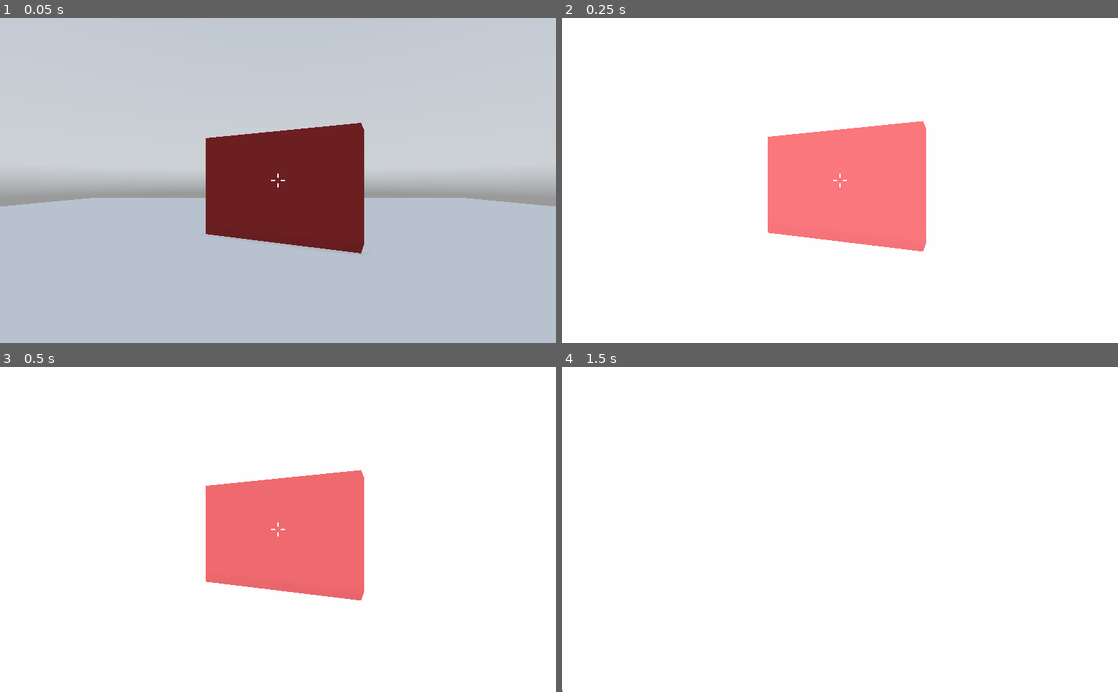
Above: before the commit, frames 1-4 (two rows, left to right).
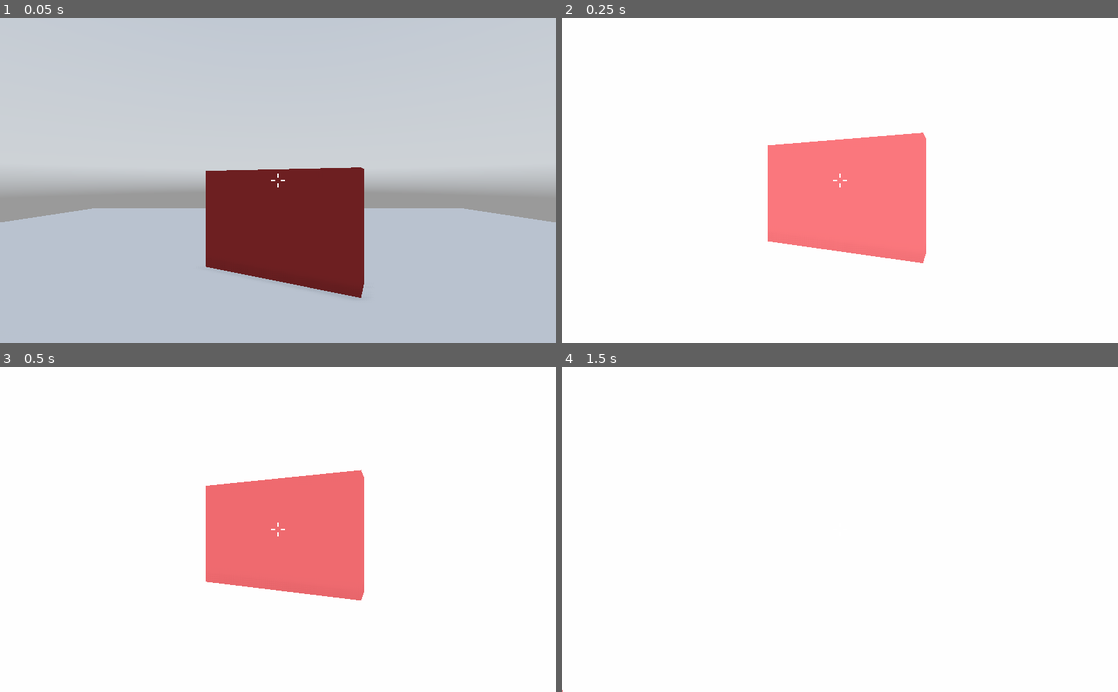
Above: after the commit, the same moments.

Repository: MilkAndBanana01/GODOT-FPS-Toolkit
Game: Godot game, scene res://World/World.tscn
Same seed, same stepped clock (60 frames per second), same inputs: the game is played once before the commit and once after it. A sky picture missing from this copy of the repository is replaced by a grey-blue gradient.
Inputs (mouse positions are in pixels of both pictures, inside the frame that each line leads up to):
- Up to frame 1 (0.05 s): no input
- Up to frame 2 (0.25 s): no input
- Up to frame 3 (0.5 s): no input
- Up to frame 4 (1.5 s): tap Enter at 0.5 s; move the mouse to (867, 529) at 0.52 s; hold Shift (run) 0.53-1.28 s; hold W (move_forward) from 0.53 s (still down); tap Space (jump) at 0.77, 1.25 s; move the mouse to (812, 529) at 1.27 s; tap Z (zoom) at 1.35 s

The runs differ from the first frame. In frame 1, 9.4% of the frame differs, in the area x 0-100%, y 32-87%; in frame 2, 1.8%; in frame 3, nothing differs; in frame 4, nothing differs.

Commit message:
e

Diff:
--- /dev/null
+++ b/GODOT FPS Toolkit (Godot 3.4)/Player/Sample Player/Crouch Collision.gd
@@ -0,0 +1,8 @@
+tool
+extends CollisionShape
+
+func _process(delta: float) -> void:
+	var base_height = owner.get_node("Base Collision").shape.height
+	$"Debug Crouch Mesh".mesh.mid_height = shape.height
+	shape.height = clamp(shape.height,0,base_height)
+	translation.y = -(base_height - shape.height) / 2
--- a/GODOT FPS Toolkit (Godot 3.4)/Player/Sample Player/Debug Meshes/Debug Head.gd
+++ /dev/null
@@ -1,5 +0,0 @@
-extends MeshInstance
-
-func _ready() -> void:
-	$Eyeball.visible = false
-	$Eyeball2.visible = false
--- /dev/null
+++ b/GODOT FPS Toolkit (Godot 3.4)/Player/Sample Player/Debug Meshes/Debug Mesh.gd
@@ -0,0 +1,4 @@
+extends MeshInstance
+
+func _ready() -> void:
+	visible = false
--- a/GODOT FPS Toolkit (Godot 3.4)/Player/Sample Player/Debug Meshes/Debug Shape.tscn
+++ b/GODOT FPS Toolkit (Godot 3.4)/Player/Sample Player/Debug Meshes/Debug Shape.tscn
@@ -1,6 +1,4 @@
-[gd_scene load_steps=4 format=2]
-
-[ext_resource path="res://Player/Sample Player/Debug Meshes/Debug Head.gd" type="Script" id=1]
+[gd_scene load_steps=3 format=2]
 
 [sub_resource type="SphereMesh" id=1]
 
@@ -10,8 +8,6 @@
 [node name="Debug Shape" type="MeshInstance"]
 transform = Transform( 0.496468, 0, 0, 0, 0.496468, 0, 0, 0, 0.496468, 0, 0, 0 )
 mesh = SubResource( 1 )
-material/0 = null
-script = ExtResource( 1 )
 
 [node name="Eyeball" type="MeshInstance" parent="."]
 transform = Transform( 0.206141, 0, 0, 0, 0.206141, 0, 0, 0, 0.206141, -0.441958, 0.115656, -0.825447 )
--- /dev/null
+++ b/GODOT FPS Toolkit (Godot 3.4)/Player/Sample Player/Head.gd
@@ -0,0 +1,10 @@
+tool
+extends Spatial
+
+var interpolated := false
+
+func _process(delta: float) -> void:
+	var current_height = owner.get_node("Base Collision").shape.height
+	var crouch_height = owner.get_node("Crouch Collision").shape.height
+	var height = (current_height - (current_height / 2)) + 0.5 if owner.get_node("Base Collision").visible else crouch_height
+	translation.y = lerp(translation.y,height,delta * 4) if interpolated else height
--- /dev/null
+++ b/GODOT FPS Toolkit (Godot 3.4)/Player/Sample Player/Player.gd
@@ -0,0 +1,43 @@
+tool
+extends KinematicBody
+
+export var base_collision : NodePath
+export var base_debug_mesh : NodePath
+export var crouch_collision : NodePath
+export var crouch_debug_mesh : NodePath
+export var head : NodePath
+export var height := 1.0
+export var crouch_height := 0.0
+export(int,"Instant","Interpolated") var crouch_transition := 0
+export var crouch_interpolation := 0.0
+
+var load_base_col
+var load_crouch_col
+var load_head
+var load_base_debug_mesh
+var load_crouch_debug_mesh
+
+
+func loadNodes():
+	load_base_col = get_node(base_collision)
+	load_crouch_col = get_node(crouch_collision)
+	load_base_debug_mesh = get_node(base_debug_mesh)
+	load_crouch_debug_mesh = get_node(crouch_debug_mesh)
+	load_head = get_node(head)
+
+
+func _process(delta: float) -> void:
+	loadNodes()
+
+	load_base_col.shape.height = height
+	load_base_debug_mesh.mesh.mid_height = height
+
+	crouch_height = clamp(crouch_height if crouch_height > 0 else height / 2,0,height)
+	load_crouch_col.shape.height = crouch_height
+	load_crouch_col.translation.y = -(height - crouch_height) / 2
+	load_crouch_debug_mesh.mesh.mid_height = crouch_height
+
+	crouch_interpolation = crouch_interpolation if crouch_interpolation > 0 else 4
+
+	var current_height = (height - (height / 2)) + 0.5 if load_base_col.visible else (load_crouch_col.translation.y + load_crouch_col.shape.height / 2) + 0.5
+	load_head.translation.y = lerp(load_head.translation.y,current_height,delta * crouch_interpolation) if crouch_transition == 1 else current_height
--- a/GODOT FPS Toolkit (Godot 3.4)/Player/Sample Player/Player.tscn
+++ b/GODOT FPS Toolkit (Godot 3.4)/Player/Sample Player/Player.tscn
@@ -1,6 +1,8 @@
-[gd_scene load_steps=5 format=2]
+[gd_scene load_steps=10 format=2]
 
 [ext_resource path="res://Player/Sample Player/Debug Meshes/Debug Shape.tscn" type="PackedScene" id=1]
+[ext_resource path="res://Player/Sample Player/Debug Meshes/Debug Mesh.gd" type="Script" id=2]
+[ext_resource path="res://Player/Sample Player/Player.gd" type="Script" id=5]
 
 [sub_resource type="CapsuleShape" id=1]
 radius = 0.5
@@ -9,23 +11,61 @@
 radius = 0.5
 
 [sub_resource type="SpatialMaterial" id=3]
-albedo_color = Color( 1, 0.607843, 0, 1 )
+albedo_color = Color( 1, 0.607843, 0, 0.811765 )
+roughness = 0.51
+
+[sub_resource type="CapsuleShape" id=5]
+radius = 0.5
+height = 0.5
+
+[sub_resource type="CapsuleMesh" id=6]
+radius = 0.494
+mid_height = 0.5
+
+[sub_resource type="SpatialMaterial" id=4]
+albedo_color = Color( 0, 0.0392157, 1, 1 )
 roughness = 0.51
 
 [node name="Player" type="KinematicBody"]
+transform = Transform( 1, 0, 0, 0, 1, 0, 0, 0, 1, 0, 1, 0 )
+script = ExtResource( 5 )
+base_collision = NodePath("Base Collision")
+base_debug_mesh = NodePath("Base Collision/Debug Base Mesh")
+crouch_collision = NodePath("Crouch Collision")
+crouch_debug_mesh = NodePath("Crouch Collision/Debug Crouch Mesh")
+head = NodePath("Head")
+crouch_height = 0.5
+crouch_interpolation = 4.0
 
-[node name="Collision" type="CollisionShape" parent="."]
+[node name="Base Collision" type="CollisionShape" parent="."]
 transform = Transform( 1, 0, 0, 0, -4.37114e-08, 1, 0, -1, -4.37114e-08, 0, 0, 0 )
 shape = SubResource( 1 )
 
-[node name="Debug Shape" type="MeshInstance" parent="Collision"]
+[node name="Debug Base Mesh" type="MeshInstance" parent="Base Collision"]
 mesh = SubResource( 2 )
 material/0 = SubResource( 3 )
+script = ExtResource( 2 )
+
+[node name="Crouch Collision" type="CollisionShape" parent="."]
+transform = Transform( 1, 0, 0, 0, -4.37114e-08, 1, 0, -1, -4.37114e-08, 0, -0.25, 0 )
+shape = SubResource( 5 )
+__meta__ = {
+"_edit_group_": true
+}
+
+[node name="Debug Crouch Mesh" type="MeshInstance" parent="Crouch Collision"]
+mesh = SubResource( 6 )
+material/0 = SubResource( 4 )
+script = ExtResource( 2 )
 
 [node name="Head" type="Spatial" parent="."]
 transform = Transform( 1, 0, 0, 0, 1, 0, 0, 0, 1, 0, 1, 0 )
+__meta__ = {
+"_edit_group_": true
+}
 
 [node name="Camera" type="Camera" parent="Head"]
 current = true
 
 [node name="Debug Shape" parent="Head" instance=ExtResource( 1 )]
+script = ExtResource( 2 )
--- a/GODOT FPS Toolkit (Godot 3.4)/World/World.tscn
+++ b/GODOT FPS Toolkit (Godot 3.4)/World/World.tscn
@@ -44,7 +44,7 @@
 material = SubResource( 1 )
 
 [node name="Player" parent="." instance=ExtResource( 2 )]
-transform = Transform( 1, 0, 0, 0, 1, 0, 0, 0, 1, 0, 3.61619, 0 )
+transform = Transform( 1, 0, 0, 0, 1, 0, 0, 0, 1, 0, 6.05457, 0 )
 
 [node name="Camera Settings" type="Node" parent="Player"]
 script = ExtResource( 1 )
